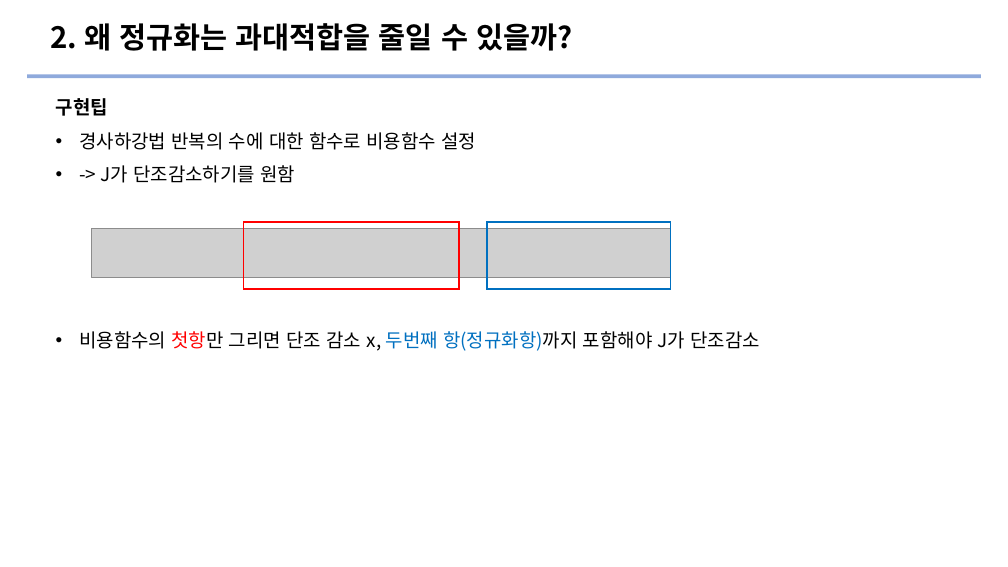
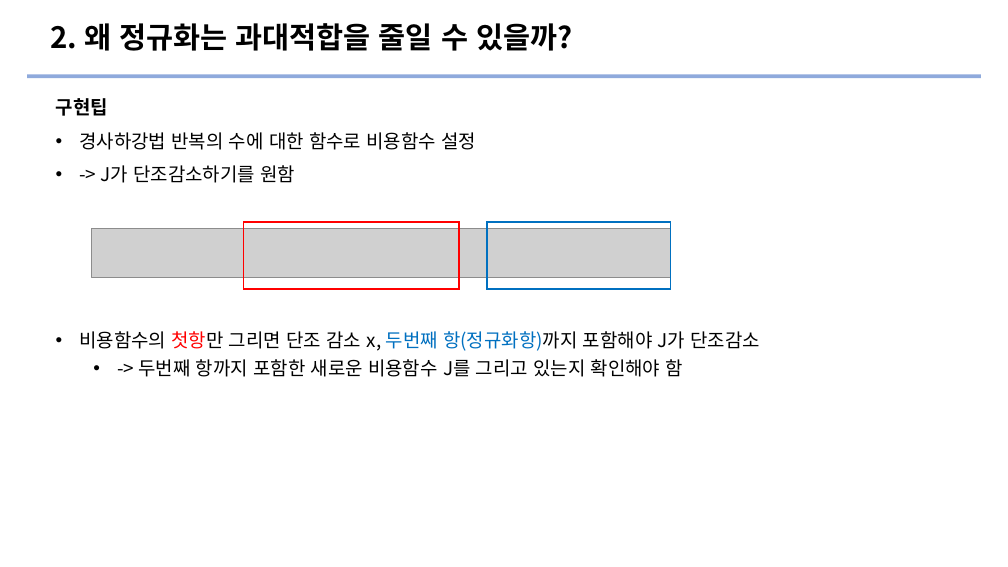
Before and after one commit to Ewha-Euron/5th-Mid-DL, a slide deck: slide 11 of [8주차] 신경망 네트워크의 정규화 발표자료.pptx. Drawn at 1008x567 pixels with LibreOffice and Linux fonts; fonts in the diff are those of the drawing; grey boxes stand for pictures. Boxes give left, top, right and bottom in pixels: in the first picture for what was removed or moved away, otherwise in the second. Text is boxed around its words. In the diff, an @@ line names an element or a change of style, - is before the commit and + after.

Commit message:
[8주차] 신경망 네트워크의 정규화 발표자료 수정본

```diff
--- a/[8주차] 신경망 네트워크의 정규화 발표자료.pptx
+++ b/[8주차] 신경망 네트워크의 정규화 발표자료.pptx
@@ subtitle at [138, 359, 683, 377]: paragraph added @@
+  • -> 두번째 항까지 포함한 새로운 비용함수 J를 그리고 있는지 확인해야 함
```
Also in this commit, not shown: 5 other slides changed, 7 slides added.
